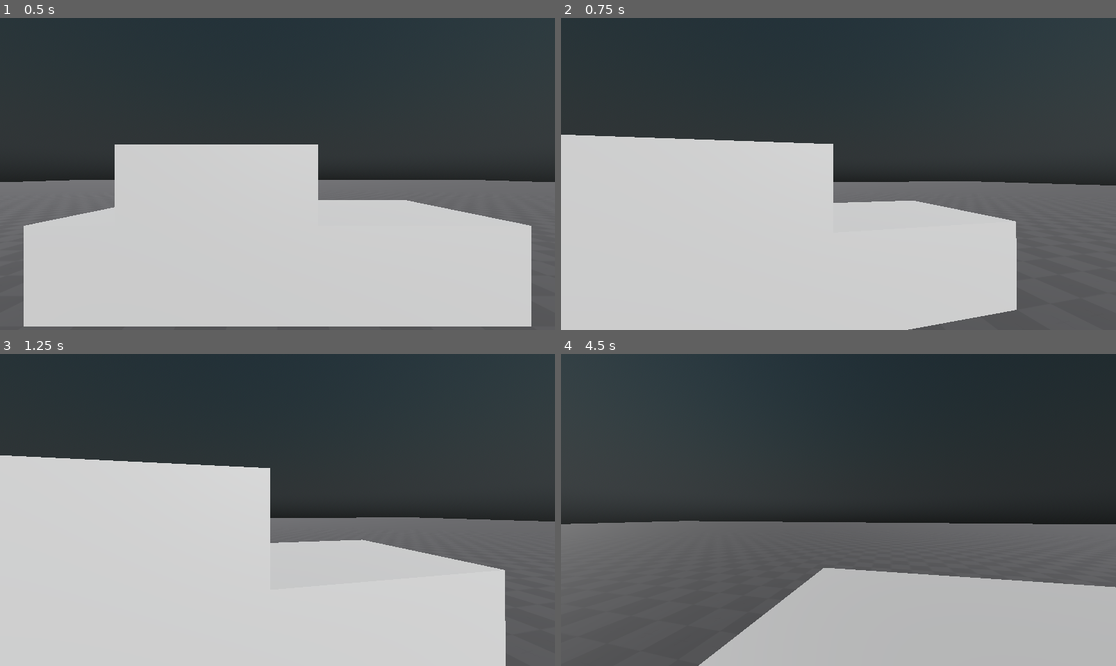
Above: before the commit, frames 1-4 (two rows, left to right).
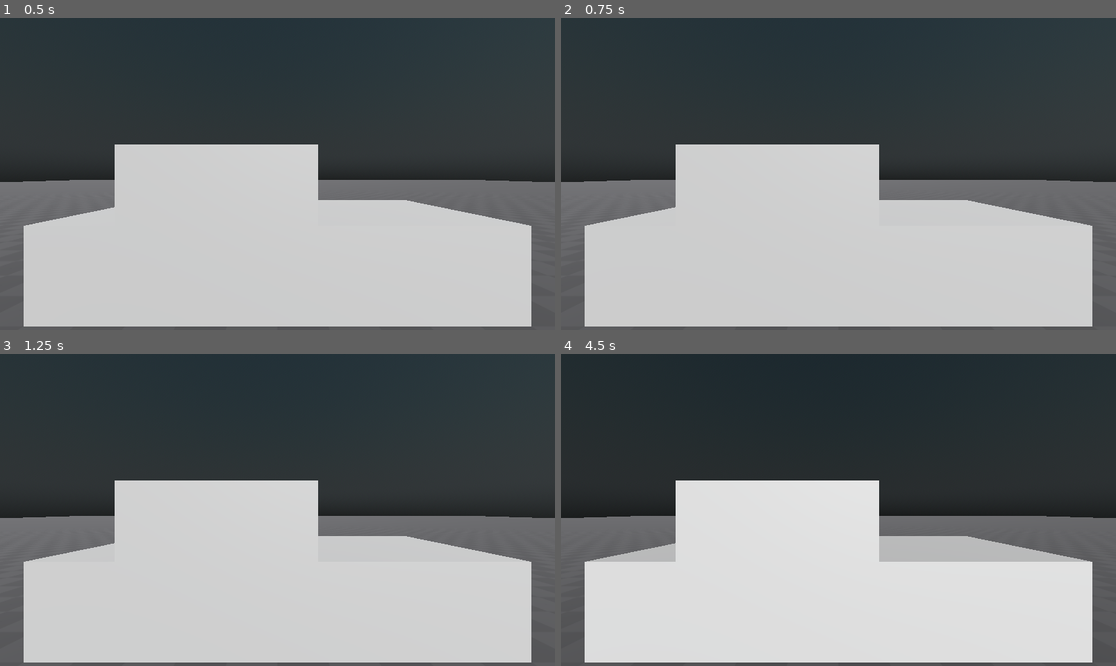
Above: after the commit, the same moments.

Repository: FroggLeo/driving-game
Game: Godot game, scene res://world.tscn
Same seed, same stepped clock (60 frames per second), same inputs: the game is played once before the commit and once after it.
Inputs (mouse positions are in pixels of both pictures, inside the frame that each line leads up to):
- Up to frame 1 (0.5 s): no input
- Up to frame 2 (0.75 s): tap Enter at 0.5 s; move the mouse to (866, 174) at 0.52 s; hold W (move_forward) from 0.53 s (still down); hold Shift (crouch) from 0.53 s (still down)
- Up to frame 3 (1.25 s): keep holding W (move_forward); keep holding Shift (crouch); tap Mouse wheel up (zoom_in) at 0.8 s
- Up to frame 4 (4.5 s): keep holding W (move_forward); move the mouse to (810, 510) at 1.27 s; release Shift (crouch) at 1.28 s; tap Mouse wheel up (zoom_in) at 1.35, 2.3, 3.8 s; tap Shift (crouch) at 1.55, 3.05 s; tap Space (brake) at 2 s; move the mouse to (849, 503) at 2.02 s; hold Shift (crouch) 2.03-2.78 s; move the mouse to (832, 516) at 2.77 s; tap E (interact) at 2.85 s; tap Enter at 3.5 s; move the mouse to (877, 513) at 3.52 s; hold Right mouse button (move_camera) 3.53-4.28 s; move the mouse to (794, 506) at 4.27 s; tap Ctrl (sprint) at 4.35 s

Frame 1 is identical in both runs. In frame 2, 15% of the frame differs, in the area x 0-100%, y 37-100%; in frame 3, 15%; in frame 4, 45%, in the area x 0-100%, y 40-100%.
Error after the commit: Parse Error: Expected closing ")" after function parameters. (res://player/player.gd:207)

Commit message:
refactor camera switching code, waiting to implement

Diff:
--- a/godot_project/player/player.gd
+++ b/godot_project/player/player.gd
@@ -18,7 +18,9 @@
 @export var enable_crouch: bool = true
 @export var enable_run: bool = true
 
-var first_person: bool = false
+# can add more cam modes if needed
+enum CamMode {FIRST, THIRD}
+var cam_mode: CamMode = CamMode.FIRST
 
 # interacting stuff
 var i_object: Node = null
@@ -38,9 +40,11 @@
 # nodes used
 @onready var fcam = $fcam_pivot/first_person_cam
 @onready var fcam_pivot = $fcam_pivot
+
 @onready var tcam = $tcam_pivot/third_person_spring/third_person_cam
 @onready var tcam_spring = $tcam_pivot/third_person_spring
 @onready var tcam_pivot = $tcam_pivot
+
 @onready var player_mesh = $mesh
 @onready var player_collision = $CollisionShape3D
 @onready var camera_origin = $cam_origin
@@ -80,7 +84,7 @@
 
 	# first person camera movement
 	if event is InputEventMouseMotion and first_person:
-		rotation_degrees.y -= event.relative.x * sensitivity
+		fcam.rotation_degrees.y -= event.relative.x * sensitivity
 		fcam.rotation_degrees.x -= event.relative.y * sensitivity
 		# limits for vertical rotation
 		fcam.rotation_degrees.x = clamp(fcam.rotation_degrees.x, -80, 80)
@@ -91,9 +95,8 @@
 		return
 
 	if v_driving:
-		enable_third_person = false
-		fcam_pivot.global_position = v_fcam_mkr.global_position
-		fcam.make_current()
+		fcam_pivot.global_transform = v_fcam_mkr.global_transform
+		tcam_pivot.global_transform = v_tcam_mkr.global_transform
 
 	first_person = tcam_spring.spring_length < min_zoom and enable_first_person or not enable_third_person
 
@@ -171,7 +174,56 @@
 
 	move_and_slide()
 
+func switch_ftcam(sync_rotation: bool = true):
+	# call set_cam() to set the manually
+	if sync_rotation:
+		if cam_mode == CamMode.FIRST:
+			# set to 3rd person
+			set_tcam(fcam.global_rotation)
+		else:
+			# set to 1st person
+			set_fcam(tcam.global_rotation)
+	else:
+		if cam_mode == CamMode.FIRST:
+			# set to 3rd person
+			set_tcam()
+		else:
+			# set to 1st person
+			set_fcam()
+
+func set_fcam(rotation: Vector3 = fcam.global_rotation):
+	cam_mode = CamMode.FIRST
+	fcam.global_rotation = rotation
+	Input.set_mouse_mode(Input.MOUSE_MODE_CAPTURED)
+	fcam.make_current()
+
+func set_tcam(rotation: Vector3 = tcam_spring.global_rotation, length: float = min_zoom):
+	cam_mode = CamMode.THIRD
+	tcam_spring.global_rotation = rotation
+	tcam_spring.spring_length = length
+	Input.set_mouse_mode(Input.MOUSE_MODE_VISIBLE)
+	tcam.make_current()
+
+func set_cam(cam1: Camera3D, cam2: Camera3D, cam1_r: Node3D == null, cam2_r: Node3D == null, sync_rotation: bool = true, spring_length: float = min_zoom) -> void:
+
+	if sync_rotation:
+		new_cam.global_rotation = old_cam.global_rotation
+
+
+
+func sync_cam_rotation(cam1: Camera3D, cam2: Camera3D, cam1_r: Node3D == null, cam2_r: Node3D == null) -> void:
+	# match the rotation
+	if cam1_r == cam2_r: # if both are null
+		cam2.global_rotation = cam1.global_rotation
+	elif cam1_r != null:
+		cam2.global_rotation = cam1_r.global_rotation
+	elif cam2_r != null:
+		cam2_r.global_rotation = cam1.global_rotation
+	else: # if both rotations/pivots are provided
+		cam2_r.global_rotation = cam1_r.global_rotation
+
 # auto switch camera
+# TODO need to refactor
 func switch_cam() -> void:
 	if first_person:
 		if Input.is_action_just_pressed("zoom_out"):
--- a/godot_project/player/player.tscn
+++ b/godot_project/player/player.tscn
@@ -22,6 +22,21 @@
 
 [node name="player" type="CharacterBody3D"]
 script = ExtResource("1_4flbx")
+walk_speed = null
+crouch_speed = null
+run_speed = null
+gravity = null
+jump_velocity = null
+player_turn_speed = null
+max_zoom = null
+min_zoom = null
+zoom_increment = null
+sensitivity = null
+enable_jumping = null
+enable_first_person = null
+enable_third_person = null
+enable_crouch = null
+enable_run = null
 
 [node name="CollisionShape3D" type="CollisionShape3D" parent="."]
 transform = Transform3D(1, 0, 0, 0, 1, 0, 0, 0, 1, 0, 1, 0)
